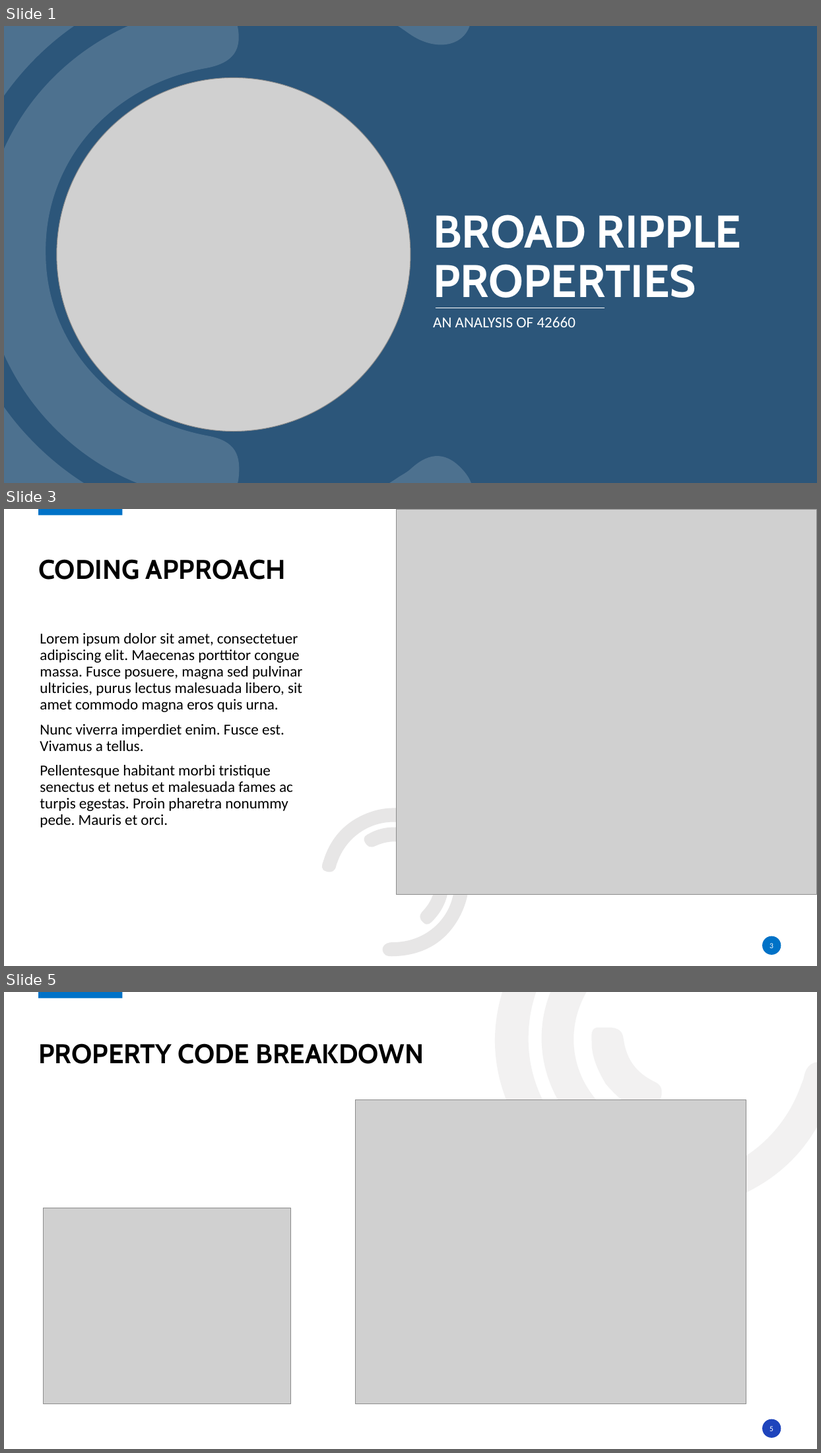
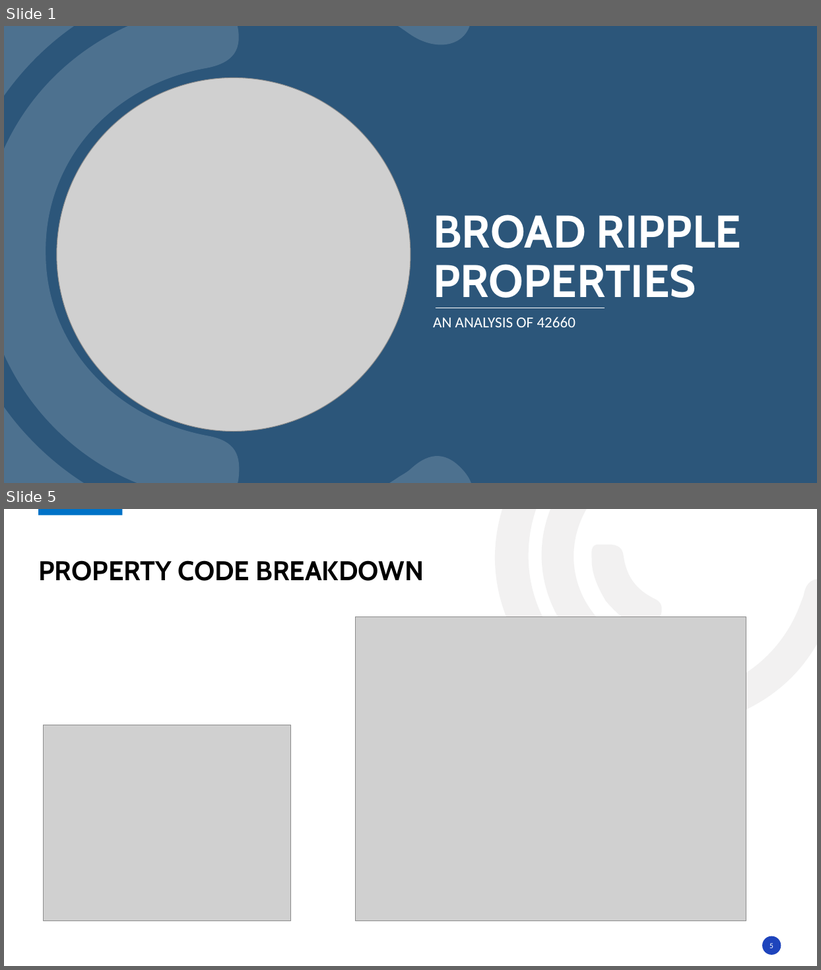
Before and after one commit to msckat11/46220-property-analysis, a slide deck: Broad ripple properties.pptx. Shown one above the other, each under a label of ours: slides 1, 3 and 5 before the commit, slides 1 and 5 after it; the slides between them are not shown. The pictures are 821x1453 and 821x970 pixels, drawn with LibreOffice and Linux fonts; fonts in the diff are those of the drawing; grey boxes stand for pictures; background and template pictures are left out. Boxes give left, top, right and bottom in pixels: in the first picture for what was removed or moved away, otherwise in the second. Text is boxed around its words. In the diff, an @@ line names an element or a change of style, - is before the commit and + after.

```diff
--- a/Broad ripple properties.pptx
+++ b/Broad ripple properties.pptx
@@ slide 3 removed at [4, 509, 817, 966], background #FFFFFF; not listed: 1 template element that a slide beside it also shows @@
@@ picture removed at [397, 509, 817, 894] @@
@@ title removed at [38, 559, 286, 580] @@
-CODING APPROACH
@@ text removed at [40, 633, 302, 828] @@
-Lorem ipsum dolor sit amet, consectetuer adipiscing elit. Maecenas porttitor congue massa. Fusce posuere, magna sed pulvinar ultricies, purus lectus malesuada libero, sit amet commodo magna eros quis urna.
-Nunc viverra imperdiet enim. Fusce est. Vivamus a tellus.
-Pellentesque habitant morbi tristique senectus et netus et malesuada fames ac turpis egestas. Proin pharetra nonummy pede. Mauris et orci.
@@ freeform shape removed at [306, 776, 501, 966] @@
@@ freeform shape removed at [361, 806, 471, 929] @@
@@ freeform shape removed at [391, 844, 436, 895] @@
@@ ellipse removed at [763, 937, 781, 956] @@
@@ page number removed at [770, 943, 774, 949] @@
-3
```
Also in this commit, not shown: 1 slide changed, 5 slides added, 2 other slides removed.
